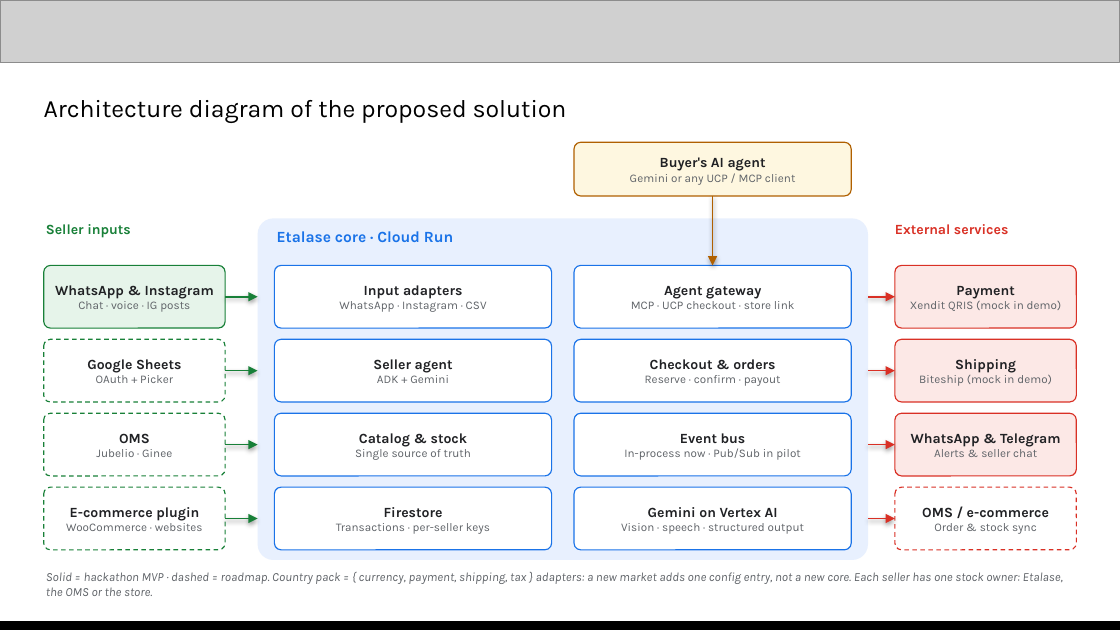
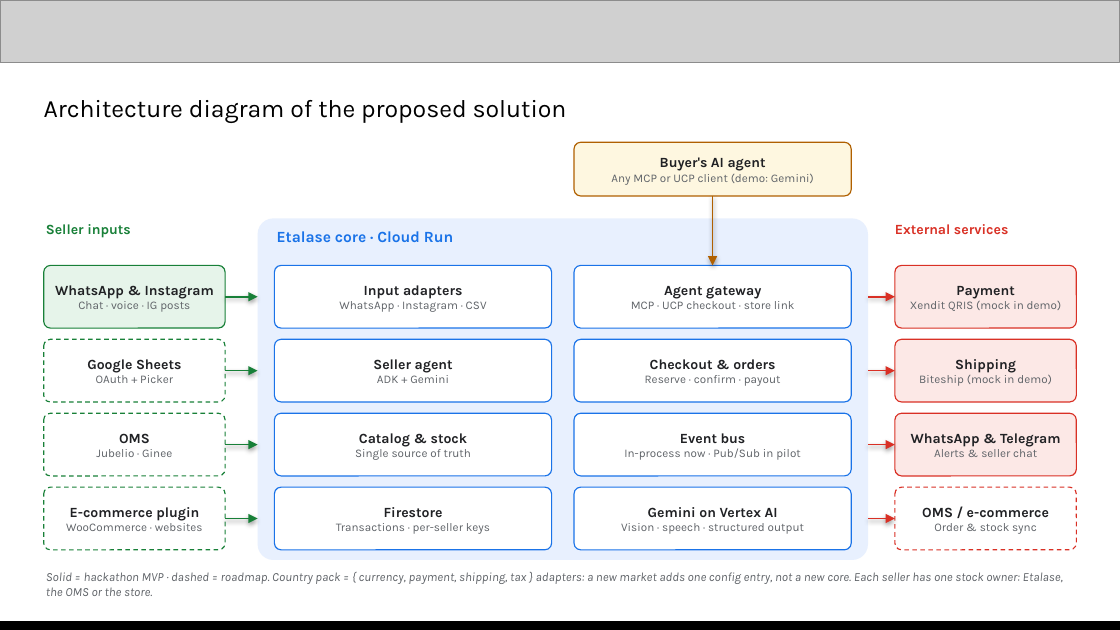
Before and after one commit to galihsatriawan/etalase, a slide deck: slide 7 of submission/Etalase_AI_Builder_Cup_Submission.pptx. Drawn at 1120x630 pixels with LibreOffice and Linux fonts; fonts in the diff are those of the drawing; grey boxes stand for pictures. Boxes give left, top, right and bottom in pixels: in the first picture for what was removed or moved away, otherwise in the second. Text is boxed around its words. In the diff, an @@ line names an element or a change of style, - is before the commit and + after.

```diff
--- a/submission/Etalase_AI_Builder_Cup_Submission.pptx
+++ b/submission/Etalase_AI_Builder_Cup_Submission.pptx
@@ text in rounded rectangle at bbox=[611, 173, 814, 185]: text changed @@
-Gemini or any UCP / MCP client
+Any MCP or UCP client (demo: Gemini)
```
Also in this commit, not shown: 3 other slides changed, 2 other files.
